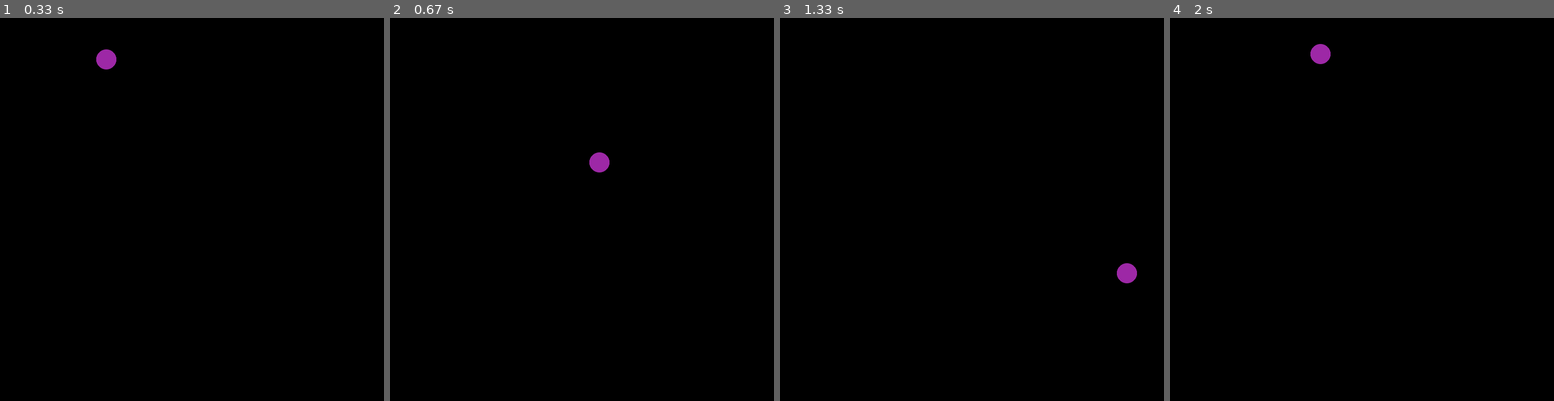
Above: before the commit, frames 1-4 (left to right).
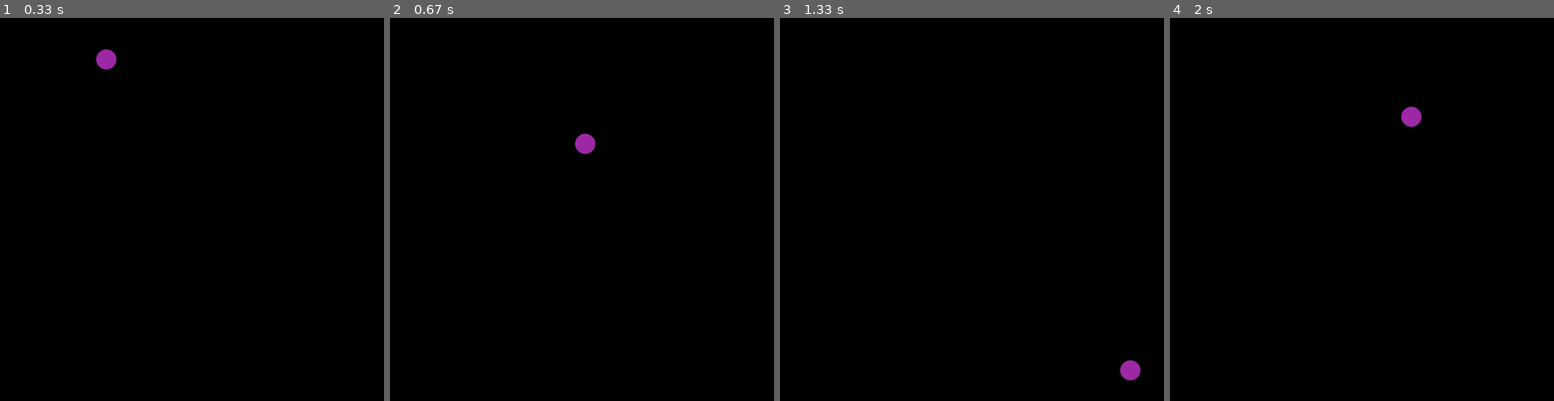
Above: after the commit, the same moments.

Repository: nmaszin/kulki
Game: pygame game, started from main.py
Two runs of this game, one before a commit and one after it. Both use one fixed random seed, a clock stepped at 60 frames per second and the inputs below.
Inputs:
- Up to frame 1 (0.33 s): no input
- Up to frame 2 (0.67 s): hold D from 0.33 s (still down)
- Up to frame 3 (1.33 s): release D at 0.8 s; hold D 0.83-1.3 s
- Up to frame 4 (2 s): hold A 1.33-1.87 s; hold A from 1.9 s (still down)

Frame 1 is identical in both runs. In frame 2, 0.4% of the frame differs, in the area x 48-58%, y 30-41%; in frame 3, 0.4%; in frame 4, 0.4%.

Commit message:
Modify FPS at runtime

Diff:
--- a/app/app.py
+++ b/app/app.py
@@ -12,6 +12,8 @@
   paused = False
 
   def __init__(self):
+    self.fps = self.FPS
+
     pygame.init()
     pygame.display.set_caption(self.WINDOW_TITLE)
     self.surface = pygame.display.set_mode((self.WINDOW_WIDTH, self.WINDOW_HEIGHT))
@@ -22,7 +24,7 @@
     pygame.display.update()
 
     self.UPDATE_SIMULATION = pygame.USEREVENT
-    pygame.time.set_timer(self.UPDATE_SIMULATION, int(1000 / self.FPS))
+    pygame.time.set_timer(self.UPDATE_SIMULATION, int(1000 / self.fps))
 
   def run(self):
     self.running = True
@@ -41,13 +43,22 @@
         self.running = False
       elif event.key == pygame.K_p:
         if self.paused:
-          pygame.time.set_timer(self.UPDATE_SIMULATION, int(1000 / self.FPS))
+          pygame.time.set_timer(self.UPDATE_SIMULATION, int(1000 / self.fps))
         else:
           pygame.time.set_timer(self.UPDATE_SIMULATION, 0)
 
         self.paused = not self.paused
+      elif event.key == pygame.K_a:
+        self.fps -= 10
+        print(self.fps)
+        pygame.time.set_timer(self.UPDATE_SIMULATION, int(1000 / self.fps))
+      elif event.key == pygame.K_d:
+        self.fps += 10
+        print(self.fps)
+        pygame.time.set_timer(self.UPDATE_SIMULATION, int(1000 / self.fps))
+
     elif event.type == self.UPDATE_SIMULATION:
-      self.simulation.update(1 / self.FPS)
+      self.simulation.update(1 / self.fps)
 
       self.surface.fill(self.WINDOW_BACKGROUND)
       self.simulation.draw(self.surface)
